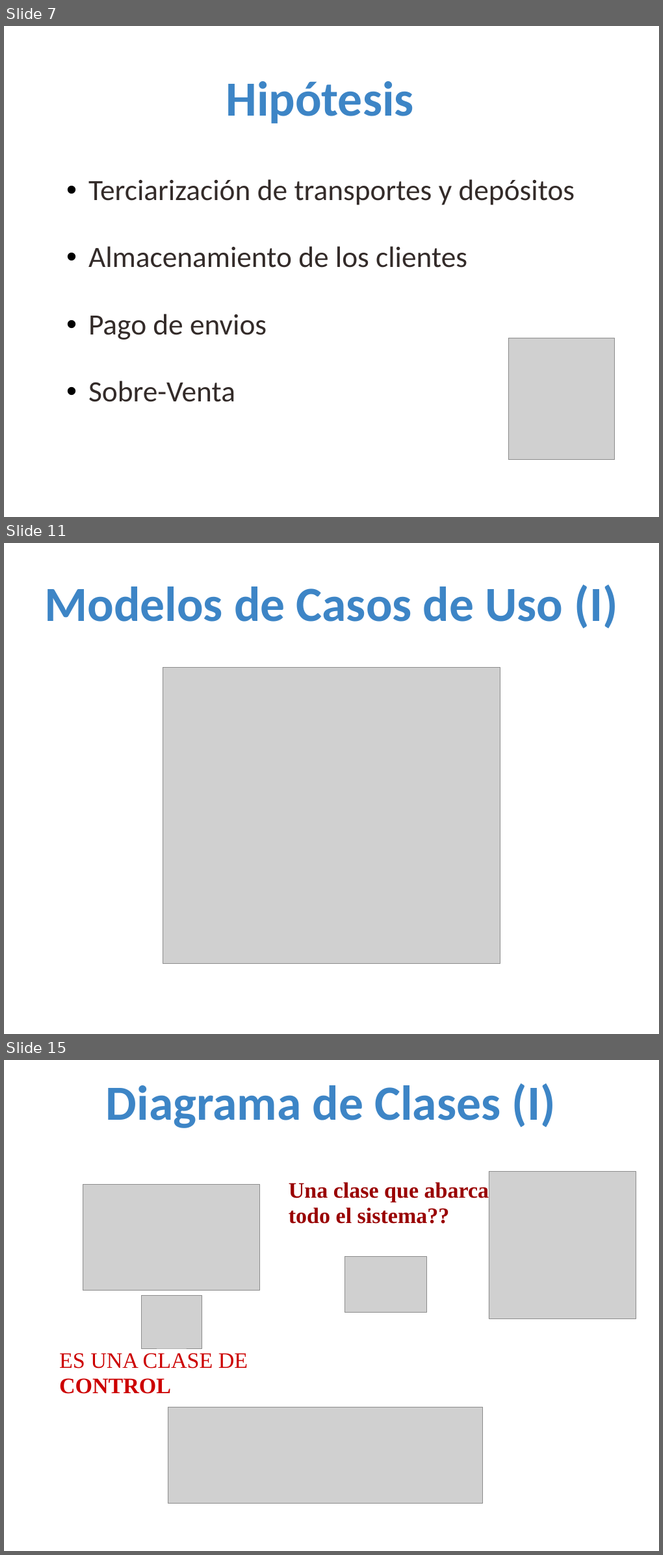
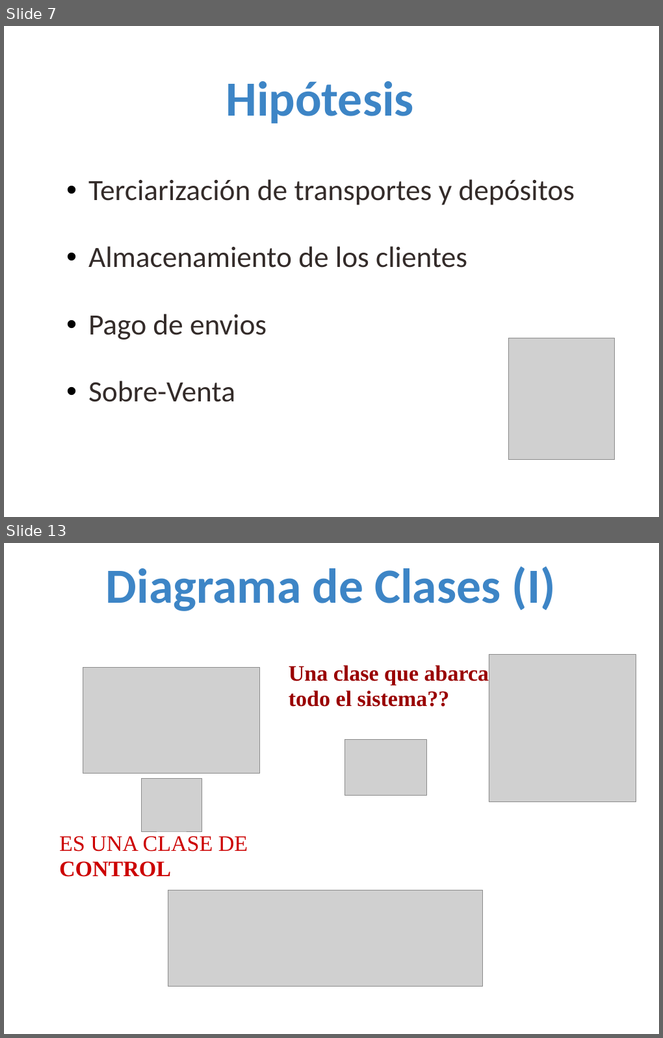
Before and after one commit to hernanfiuba24/analisis-de-la-info, a slide deck: Todo Mundo transportes/Presentacion_TODOMUNDO (8).ppt. Shown one above the other, each under a label of ours: slides 7, 11 and 15 before the commit, slides 7 and 13 after it; the slides between them are not shown. The pictures are 663x1555 and 663x1038 pixels, drawn with LibreOffice and Linux fonts; fonts in the diff are those of the drawing; grey boxes stand for pictures; background and template pictures are left out. Boxes give left, top, right and bottom in pixels: in the first picture for what was removed or moved away, otherwise in the second. Text is boxed around its words. In the diff, an @@ line names an element or a change of style, - is before the commit and + after.

Commit message:
Modificaciones en las diapo de casos de uso

```diff
--- a/Todo Mundo transportes/Presentacion_TODOMUNDO (8).ppt
+++ b/Todo Mundo transportes/Presentacion_TODOMUNDO (8).ppt
@@ slide 11 removed at bbox=[4, 543, 659, 1034], background picture (left out) @@
@@ title removed at bbox=[44, 585, 618, 629] @@
-Modelos de Casos de Uso (I)
@@ picture removed at bbox=[163, 667, 500, 964] @@
@@ what was slide 15 is now slide 13 @@
```
Also in this commit, not shown: 3 slides changed, 1 other slide removed.
